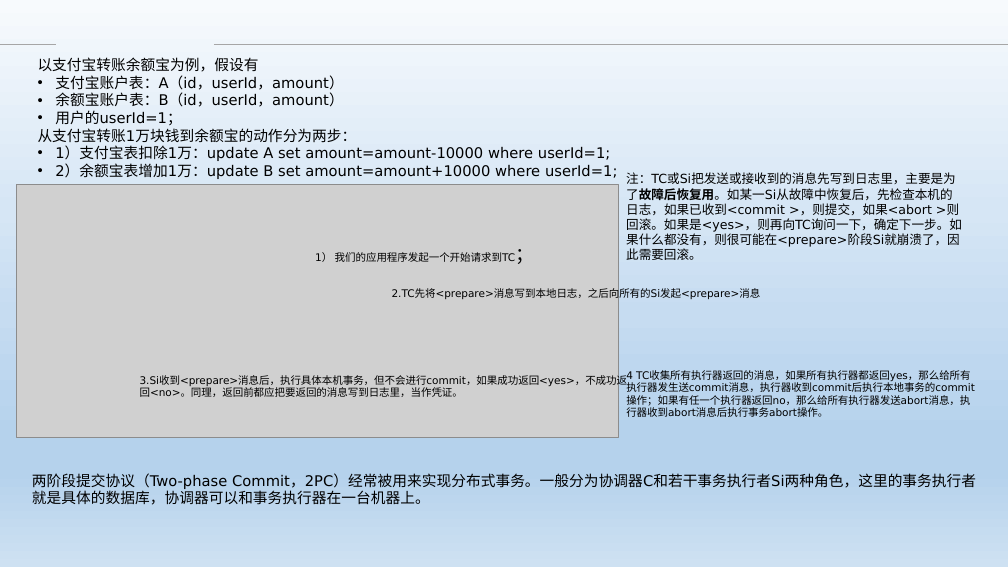
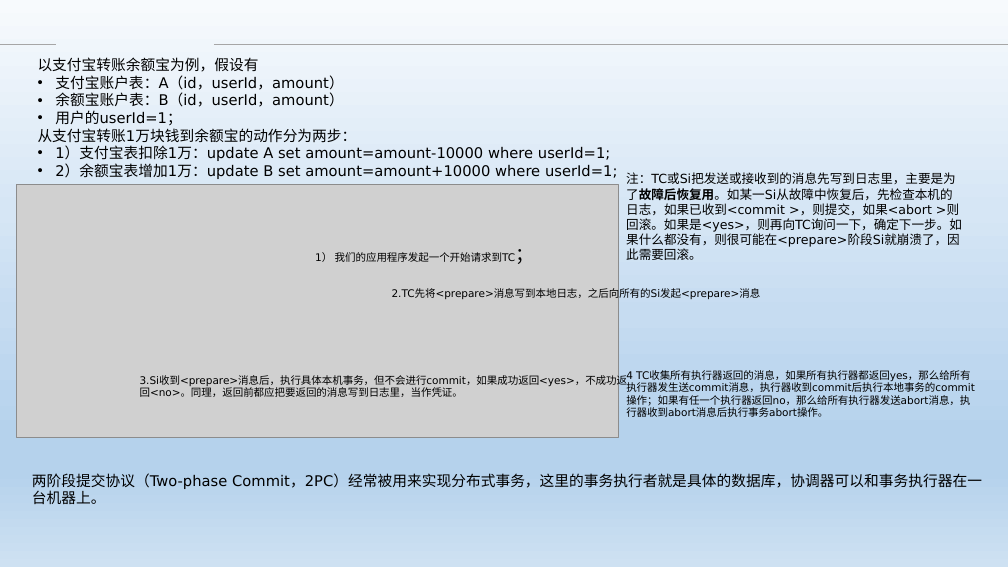
Before and after one commit to Heffie199/zhao_Note, a slide deck: slide 15 of 分布式事务的解决方案 .pptx. Drawn at 1008x567 pixels with LibreOffice and Linux fonts; fonts in the diff are those of the drawing; grey boxes stand for pictures; background and template pictures are left out. Boxes give left, top, right and bottom in pixels: in the first picture for what was removed or moved away, otherwise in the second. Text is boxed around its words. In the diff, an @@ line names an element or a change of style, - is before the commit and + after.

```diff
--- a/分布式事务的解决方案 .pptx
+++ b/分布式事务的解决方案 .pptx
@@ text at box(32, 473, 982, 504): text changed @@
-两阶段提交协议（Two-phase Commit，2PC）经常被用来实现分布式事务。一般分为协调器C和若干事务执行者Si两种角色，这里的事务执行者就是具体的数据库，协调器可以和事务执行器在一台机器上。
+两阶段提交协议（Two-phase Commit，2PC）经常被用来实现分布式事务，这里的事务执行者就是具体的数据库，协调器可以和事务执行器在一台机器上。
```
Also in this commit, not shown: 11 other slides changed, 2 other files.
